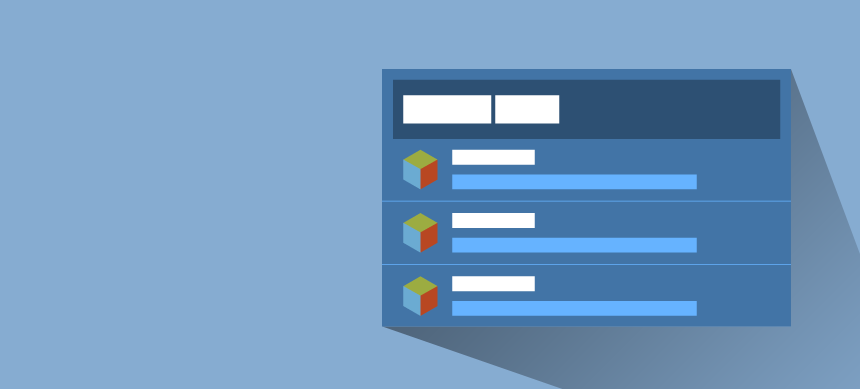
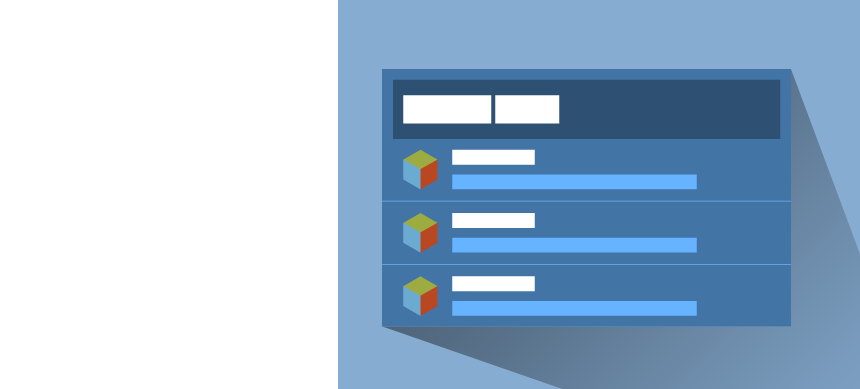
The second 860px x 389px image is a revision of the first. Changes to its layers:
added layer "Clip" above "Crop" over 0, 0, 338, 389
